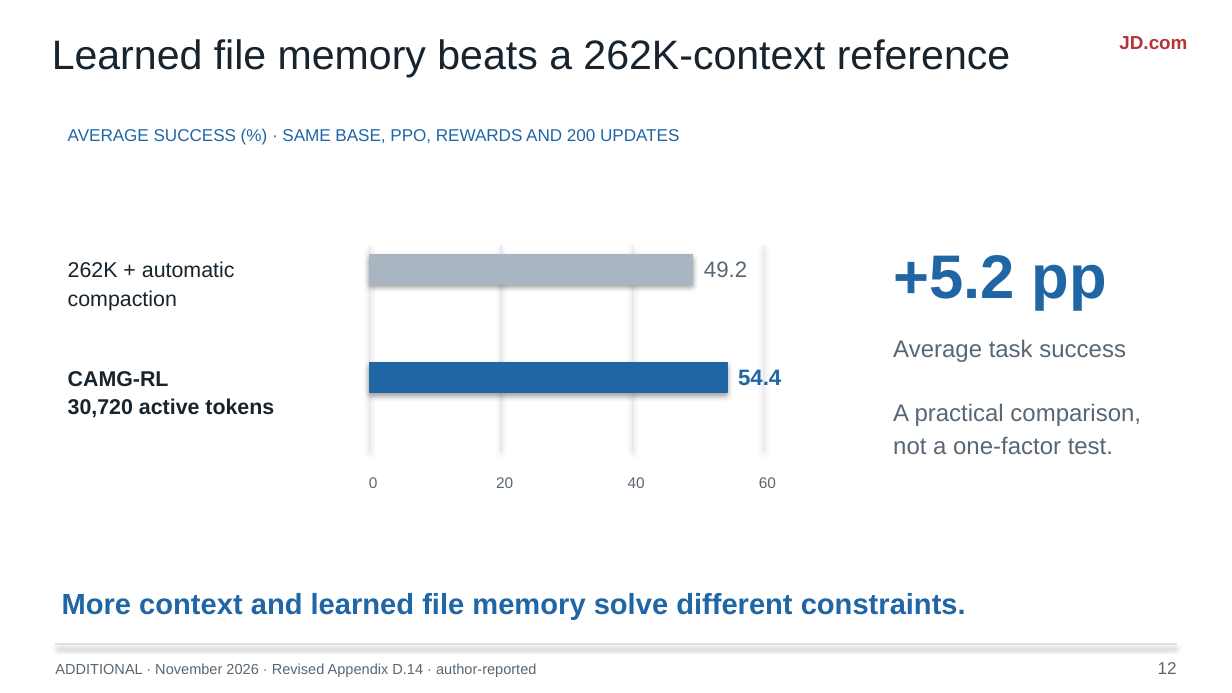
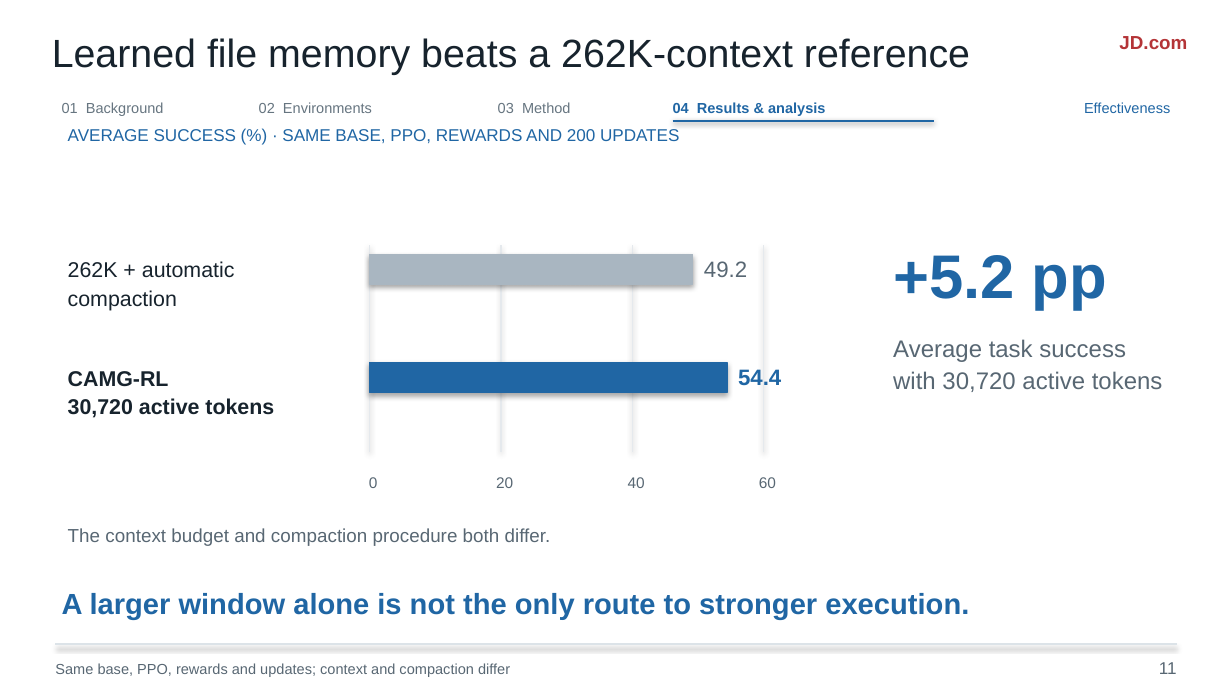
Before and after one commit to liruiluo/agentmemorygym, a slide deck: slide 11 of assets/slides/coding-agent-memory-post-training-slides.pptx (slide 12 before the commit). Drawn at 1232x693 pixels with LibreOffice and Linux fonts; fonts in the diff are those of the drawing. Boxes give left, top, right and bottom in pixels: in the first picture for what was removed or moved away, otherwise in the second. Text is boxed around its words. In the diff, an @@ line names an element or a change of style, - is before the commit and + after.

```diff
--- a/assets/slides/coding-agent-memory-post-training-slides.pptx
+++ b/assets/slides/coding-agent-memory-post-training-slides.pptx
@@ text "Learned file memory beats a ..." at <box>52,38,970,74</box>: size 24 to 23 pt @@
@@ text added at <box>62,102,164,116</box>, 8.5 pt, text #667580 @@
+01 Background
@@ text added at <box>259,102,372,113</box>, 8.5 pt, text #667580 @@
+02 Environments
@@ text added at <box>498,102,571,113</box>, 8.5 pt, text #667580 @@
+03 Method
@@ text added at <box>673,102,825,116</box>, 8.5 pt, text #2066A4, bold @@
+04 Results & analysis
@@ text added at <box>1084,102,1170,113</box>, 8.5 pt, text #2066A4 @@
+Effectiveness
@@ line added from (673, 121) to (934, 121), #2066A4 1.3 pt @@
@@ text at <box>893,371,1163,392</box>: text changed @@
-A practical comparison,
-not a one-factor test.
+with 30,720 active tokens
@@ text at <box>68,528,551,546</box>: text changed; size 17 to 11 pt; text colour #2066A4 to #586773; bold off @@
-More context and learned file memory solve different constraints.
+The context budget and compaction procedure both differ.
@@ text added at <box>62,593,969,619</box>, 17 pt, text #2066A4, bold @@
+A larger window alone is not the only route to stronger execution.
@@ text at <box>55,663,510,677</box>: text changed @@
-ADDITIONAL · November 2026 · Revised Appendix D.14 · author-reported
+Same base, PPO, rewards and updates; context and compaction differ
@@ text at <box>1159,662,1177,674</box>: text changed @@
-12
+11
```
Also in this commit, not shown: 11 other slides changed, 5 slides added, 4 slides removed, 17 other files.
